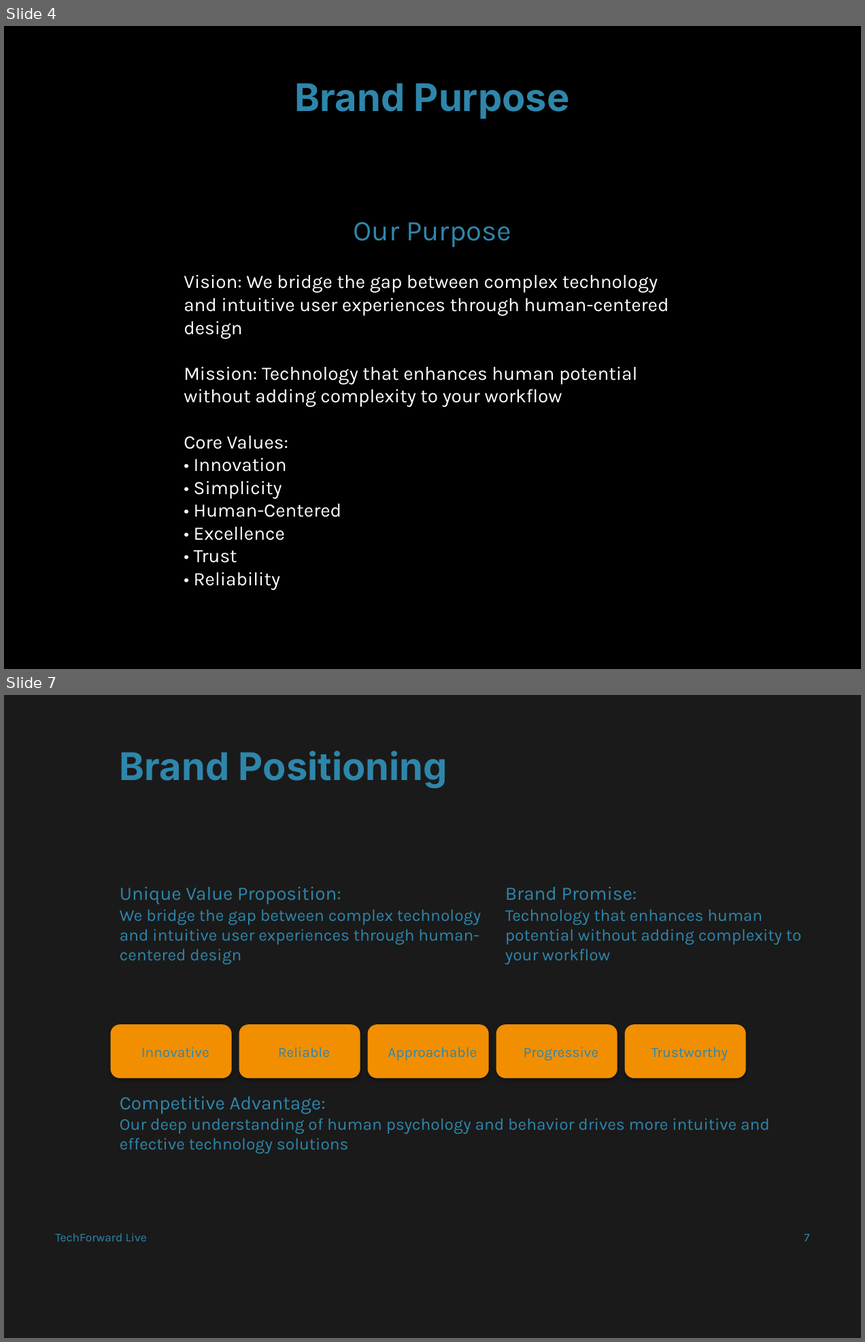
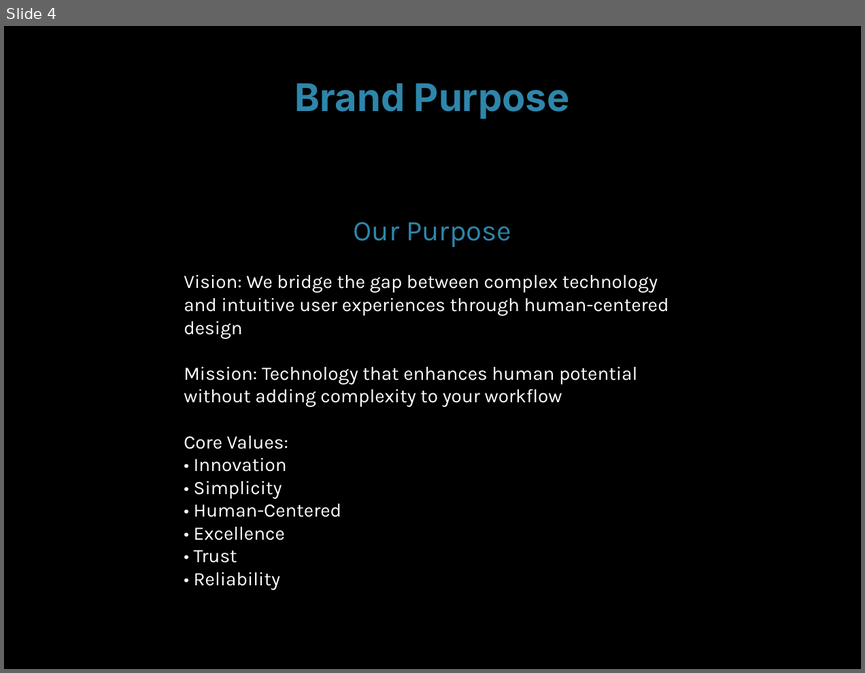
Before and after one commit to md-anas-sabah/brand_book_generator_crewai, a slide deck: output/techforward_live/techforward_live_enhanced_brand_book.pptx. Shown one above the other, each under a label of ours: slides 4 and 7 before the commit, slide 4 after it; the slides between them are not shown. The pictures are 865x1342 and 865x673 pixels, drawn with LibreOffice and Linux fonts; fonts in the diff are those of the drawing. Boxes give left, top, right and bottom in pixels: in the first picture for what was removed or moved away, otherwise in the second. Text is boxed around its words. In the diff, an @@ line names an element or a change of style, - is before the commit and + after.

```diff
--- a/output/techforward_live/techforward_live_enhanced_brand_book.pptx
+++ b/output/techforward_live/techforward_live_enhanced_brand_book.pptx
@@ slide 7 removed at [4,695,861,1338], background #FFFFFF @@
@@ rectangle removed at [4,695,861,1338] @@
@@ text removed at [120,751,447,788] @@
-Brand Positioning
@@ text removed at [120,887,481,964] @@
-Unique Value Proposition:
-We bridge the gap between complex technology and intuitive user experiences through human-centered design
@@ text removed at [505,887,802,964] @@
-Brand Promise:
-Technology that enhances human potential without adding complexity to your workflow
@@ rounded rectangle removed at [111,1025,231,1077] @@
@@ rounded rectangle removed at [239,1025,360,1077] @@
@@ rounded rectangle removed at [368,1025,488,1077] @@
@@ rounded rectangle removed at [496,1025,617,1077] @@
@@ rounded rectangle removed at [626,1025,745,1077] @@
@@ text removed at [141,1047,209,1057] @@
-Innovative
@@ text removed at [278,1047,330,1057] @@
-Reliable
@@ text removed at [388,1047,477,1060] @@
-Approachable
@@ text removed at [524,1047,598,1060] @@
-Progressive
@@ text removed at [651,1047,728,1060] @@
-Trustworthy
@@ text removed at [120,1096,770,1153] @@
-Competitive Advantage:
-Our deep understanding of human psychology and behavior drives more intuitive and effective technology solutions
@@ text removed at [55,1233,147,1241] @@
-TechForward Live
@@ text removed at [804,1234,809,1241] @@
-7
```
Also in this commit, not shown: 10 slides changed, 1 slide added, 3 other slides removed, 19 other files.
